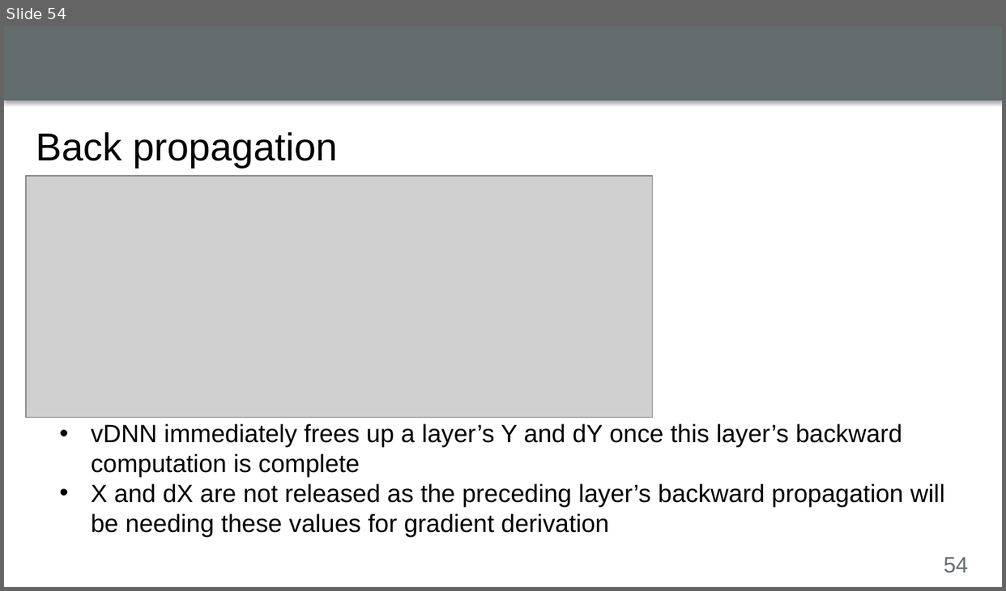
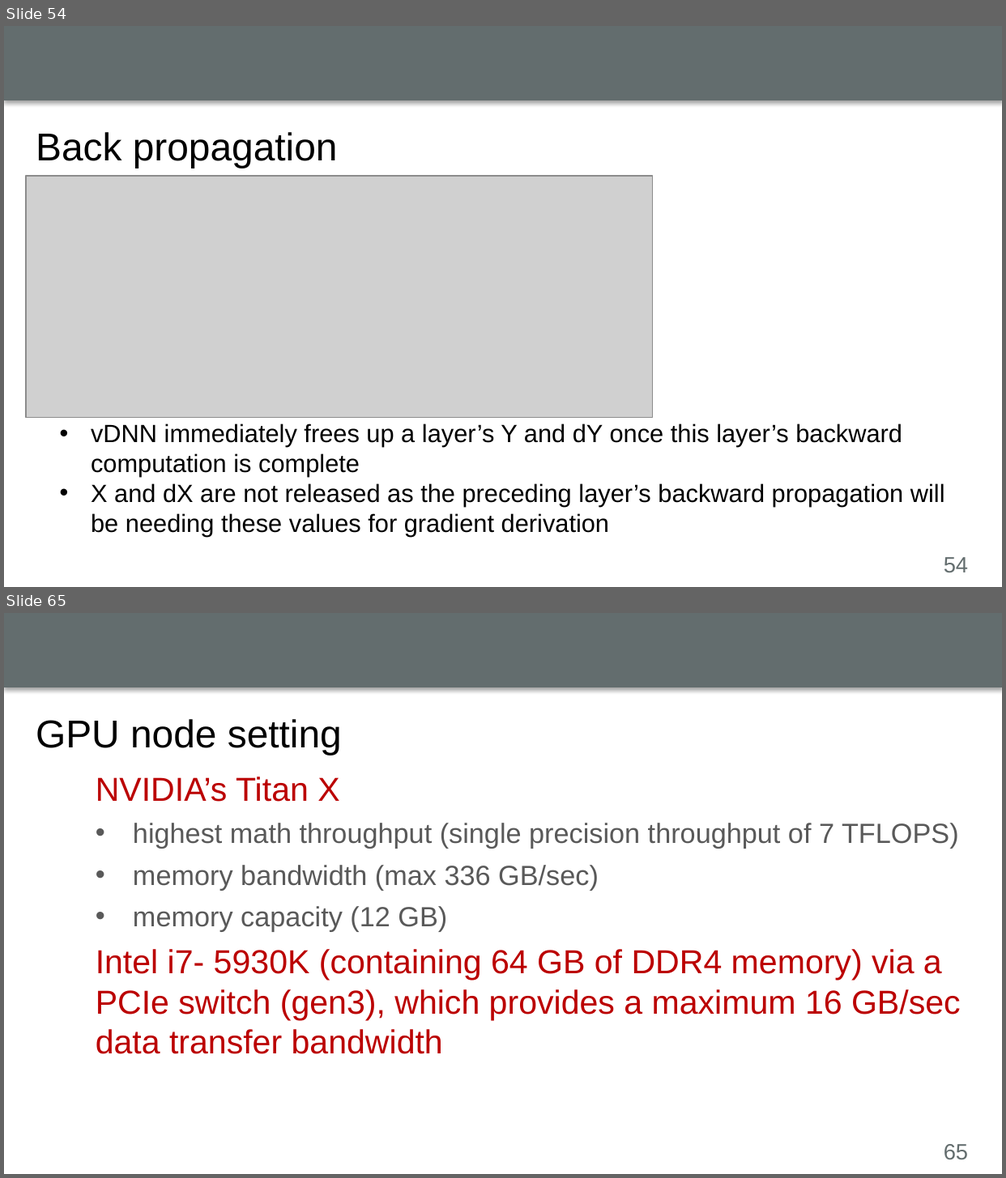
Before and after one commit to luyuliu/CSE-5194, a slide deck: presentation/presentation.pptx. Shown one above the other, each under a label of ours: slide 54 before the commit, slides 54 and 65 after it; the slides between them are not shown. The pictures are 1006x591 and 1006x1178 pixels, drawn with LibreOffice and Linux fonts; fonts in the diff are those of the drawing; grey boxes stand for pictures; background and template pictures are left out. Boxes give left, top, right and bottom in pixels: in the first picture for what was removed or moved away, otherwise in the second. Text is boxed around its words. In the diff, an @@ line names an element or a change of style, - is before the commit and + after.

```diff
--- a/presentation/presentation.pptx
+++ b/presentation/presentation.pptx
@@ slide 65 added at bbox=[4, 613, 1002, 1174], background #FFFFFF; not listed: 2 template elements that a slide beside it also shows @@
@@ title added at bbox=[36, 719, 342, 756], 28 pt, text #000000 @@
+GPU node setting
@@ text added at bbox=[86, 763, 984, 1133], outline #FFFFFF 0.75 pt, 24 pt, text #BB0000 @@
+NVIDIA’s Titan X
+  • highest math throughput (single precision throughput of 7 TFLOPS)
+  • memory bandwidth (max 336 GB/sec)
+  • memory capacity (12 GB)
+  Intel i7- 5930K (containing 64 GB of DDR4 memory) via a PCIe switch (gen3), which provides a maximum 16 GB/sec data transfer bandwidth
```
Also in this commit, not shown: 2 slides changed, 17 other slides added.
